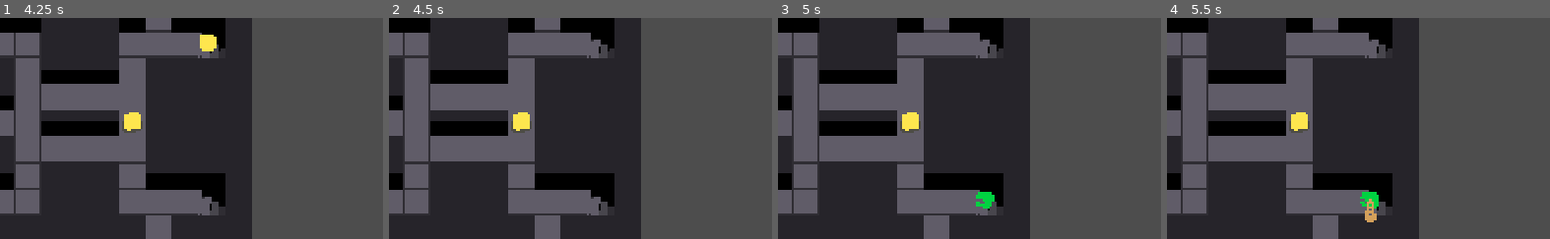
Above: before the commit, frames 1-4 (left to right).
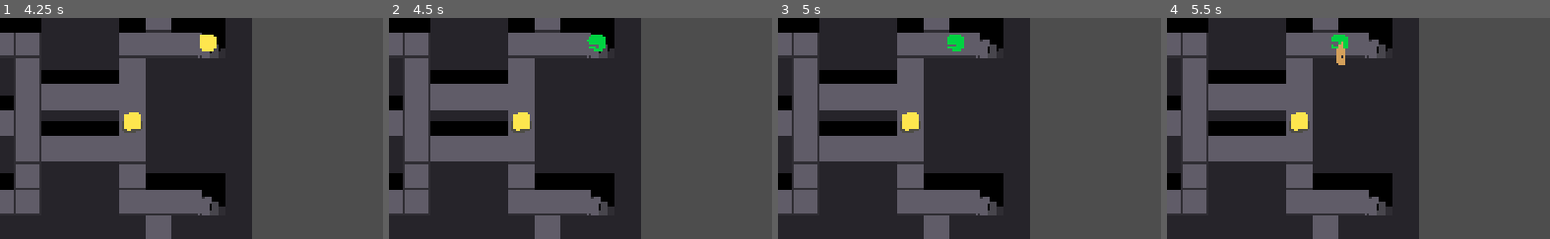
Above: after the commit, the same moments.

Repository: NunoDasNeves/igc-jam-godot-template
Game: Godot game, scene res://main.tscn
Same seed, same stepped clock (60 frames per second), same inputs: the game is played once before the commit and once after it.
Inputs:
- Up to frame 1 (4.25 s): tap Enter at 0.5, 2.75 s; hold D (Right) 0.53-1.28 s; tap Z (Attack) at 0.6, 2.85 s; hold S (Down) 1.28-2.03 s; tap X (Interact) at 1.35, 3.6 s; tap Space at 2, 3.5 s; hold D (Right) 2.03-2.78 s; hold K 2.03-2.78 s; hold W (Up) 2.78-3.53 s; hold A (Left) from 3.53 s (still down)
- Up to frame 2 (4.5 s): keep holding A (Left); tap Enter at 4.25 s; tap K at 4.35 s
- Up to frame 3 (5 s): keep holding A (Left)
- Up to frame 4 (5.5 s): release A (Left) at 5.03 s; hold S (Down) from 5.03 s (still down); tap Z (Attack) at 5.1 s
The pictures show only the part of the screen within x 33-83%, y 27-77%; the shares and areas given below are measured in that part.

Frame 1 is identical in both runs. In frame 2, 0.3% of the frame differs, in the area x 51-57%, y 7-16%; in frame 3, 0.5%; in frame 4, 0.8%, in the area x 42-56%, y 7-93%.

Commit message:
make SpawnPoint more flexible, use to respawn chests. Dont allow spawning if another Entity is on top

Diff:
--- a/levels/spawn_point.gd
+++ b/levels/spawn_point.gd
@@ -1,27 +1,45 @@
 class_name SpawnPoint extends Node2D
+
+@onready var timer: Timer = $Timer
+@onready var area: Area2D = $Area2D
 
 var coord: Vector2i
 var time_secs: float
-@onready var timer: Timer = $Timer
+
+# if set, ready to actually spawn once area is clear
+var _spawn_scene: PackedScene
+var _spawn_parent: Node
 
 func _ready() -> void:
 	timer.start(time_secs)
 
-func spawn_entity(scene: PackedScene, entities_parent: Node) -> void:
+func _physics_process(_delta: float) -> void:
+	if _spawn_scene and can_spawn() and area.get_overlapping_bodies().size() == 0:
+		_do_spawn(_spawn_scene, _spawn_parent)
+		_spawn_scene = null
+
+func _queue_spawn_asap(scene: PackedScene, parent: Node) -> void:
+	_spawn_scene = scene
+	_spawn_parent = parent
+
+func _do_spawn(scene: PackedScene, entities_parent: Node) -> void:
 	var node = scene.instantiate()
 	entities_parent.add_child(node)
 	node.global_position = global_position
-	print("spawn at %s" % node.global_position)
 	# this shoould be the case - $Level, $Entities, $World shouldn't be transformed..
 	assert(node.position == node.global_position)
 	# wait a bit before this spawner can be used again
 	timer.start(time_secs)
 
-func delay_spawn_entity(scene: PackedScene, entities_parent: Node, delay_secs) -> void:
-	timer.start(delay_secs)
-	for c in timer.timeout.get_connections():
-		timer.timeout.disconnect(c)
-	timer.timeout.connect(func (): spawn_entity(scene, entities_parent))
+func queue_spawn(scene: PackedScene, parent: Node, delay_secs: float = 0) -> void:
+	if delay_secs == 0:
+		timer.stop()
+		_queue_spawn_asap(scene, parent)
+	else:
+		timer.start(delay_secs)
+		for call_dict in timer.timeout.get_connections():
+			timer.timeout.disconnect(call_dict.callable)
+		timer.timeout.connect(func (): _queue_spawn_asap(scene, parent))
 
 func can_spawn() -> bool:
 	return timer.time_left <= 0
--- a/levels/spawn_point.tscn
+++ b/levels/spawn_point.tscn
@@ -1,9 +1,19 @@
-[gd_scene load_steps=2 format=3 uid="uid://bt0igb700yr6d"]
+[gd_scene load_steps=3 format=3 uid="uid://bt0igb700yr6d"]
 
 [ext_resource type="Script" uid="uid://bb3o34l2dnd0l" path="res://levels/spawn_point.gd" id="1_tvlu6"]
+
+[sub_resource type="CircleShape2D" id="CircleShape2D_tvlu6"]
+radius = 35.0
 
 [node name="SpawnPoint" type="Node2D"]
 script = ExtResource("1_tvlu6")
 
 [node name="Timer" type="Timer" parent="."]
 one_shot = true
+
+[node name="Area2D" type="Area2D" parent="."]
+collision_layer = 0
+collision_mask = 7
+
+[node name="CollisionShape2D" type="CollisionShape2D" parent="Area2D"]
+shape = SubResource("CircleShape2D_tvlu6")
--- a/world.gd
+++ b/world.gd
@@ -6,8 +6,9 @@
 @onready var level: Level = $Level
 
 func _ready() -> void:
+	Events.chest_destroyed.connect(trigger_chest_respawn)
 	for chest_spawner: SpawnPoint in level.chest_spawn_points:
-		chest_spawner.spawn_entity(chest_scene, entities_container)
+		chest_spawner.queue_spawn(chest_scene, entities_container)
 
 func _process(_delta: float) -> void:
 	pass
@@ -73,7 +74,7 @@
 	while num > 0 and spawners.size() > 0:
 		var spawner = spawners.pop_back()
 		if spawner.can_spawn():
-			spawner.spawn_entity(scene, entities_container)
+			spawner.queue_spawn(scene, entities_container)
 			num -= 1
 
 func spawn_entities_by_group_count(group_name: String, max_count: int, spawn_points: Array[SpawnPoint], scene: PackedScene):
@@ -81,6 +82,15 @@
 	var num_to_spawn = max(max_count - curr_count, 0)
 	if num_to_spawn > 0:
 		spawn_entities(spawn_points.duplicate(), num_to_spawn, scene)
+
+func trigger_chest_respawn(chest: Chest) -> void:
+	var coord = level.other_tiles.local_to_map(chest.position)
+	var idx = level.chest_spawn_points.find_custom(func (s): return s.coord == coord)
+	if idx == -1:
+		print("couldn't find chest's spawner!")
+		return
+	var spawn_point: SpawnPoint = level.chest_spawn_points[idx]
+	spawn_point.queue_spawn(chest_scene, entities_container, 5)
 
 func _physics_process(delta: float) -> void:
 	for entity: Entity in entities_container.get_children():
